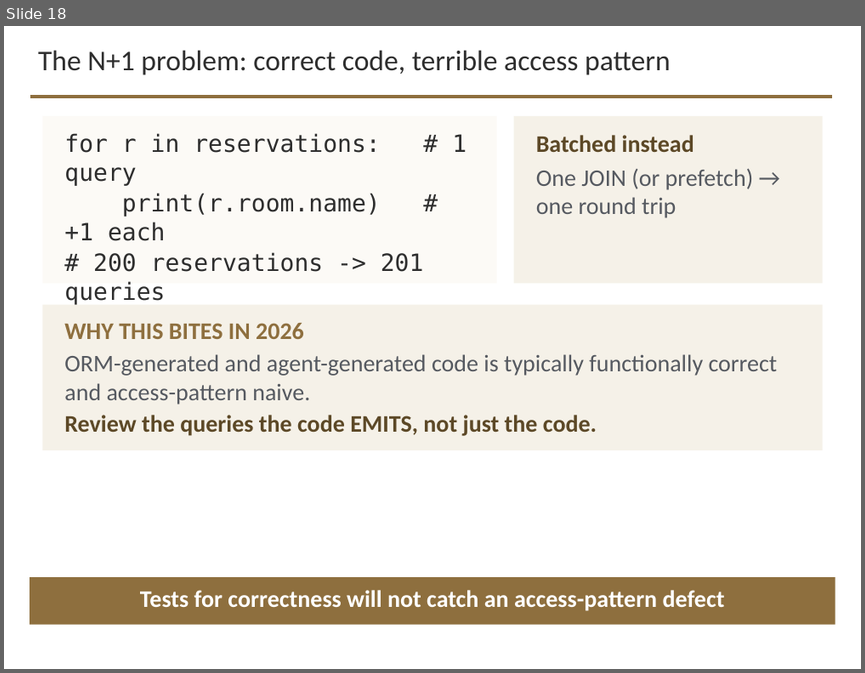
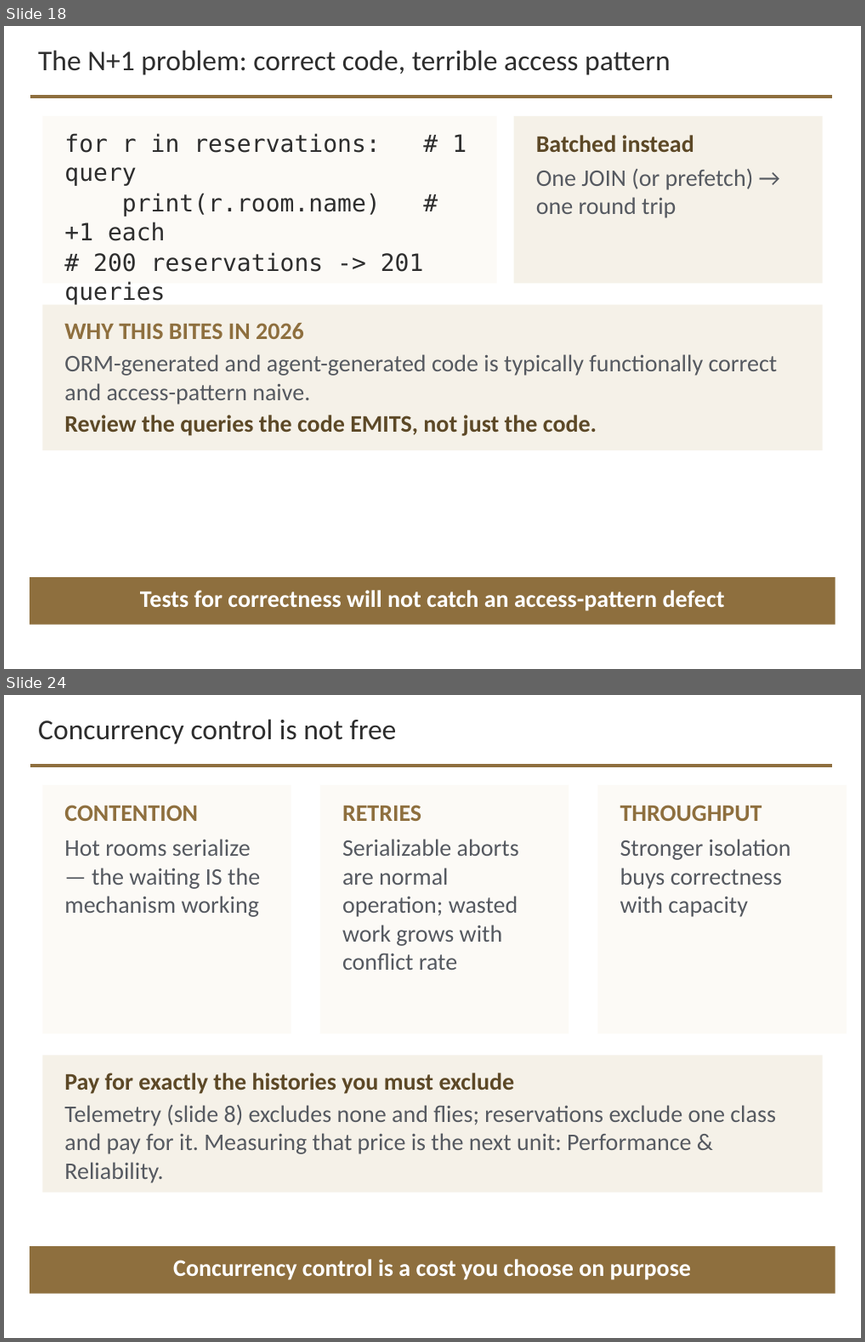
Before and after one commit to davisjam/model-based-agentic-software-engineering, a slide deck: course/lectures/act-3-software-in-the-world/02-compute-environments-and-data-management/3-2-Data-Management.pptx. Shown one above the other, each under a label of ours: slide 18 before the commit, slides 18 and 24 after it; the slides between them are not shown. The pictures are 865x673 and 865x1342 pixels, drawn with LibreOffice and Linux fonts; fonts in the diff are those of the drawing; background and template pictures are left out. Boxes give left, top, right and bottom in pixels: in the first picture for what was removed or moved away, otherwise in the second. Text is boxed around its words. In the diff, an @@ line names an element or a change of style, - is before the commit and + after.

```diff
--- a/course/lectures/act-3-software-in-the-world/02-compute-environments-and-data-management/3-2-Data-Management.pptx
+++ b/course/lectures/act-3-software-in-the-world/02-compute-environments-and-data-management/3-2-Data-Management.pptx
@@ slide 24 added at (x1=4, y1=695, x2=861, y2=1338), background #FFFFFF; not listed: 1 template element that a slide beside it also shows @@
@@ text added at (x1=38, y1=719, x2=397, y2=744), 24 pt, text #2D2D2D @@
+Concurrency control is not free
@@ rectangle added at (x1=42, y1=785, x2=291, y2=1033), fill #FCFAF6 @@
@@ rectangle added at (x1=320, y1=785, x2=568, y2=1033), fill #FCFAF6 @@
@@ rectangle added at (x1=598, y1=785, x2=846, y2=1033), fill #FCFAF6 @@
@@ text added at (x1=64, y1=805, x2=260, y2=917), 20 pt, text #555960 @@
+CONTENTION
+Hot rooms serialize — the waiting IS the mechanism working
@@ text added at (x1=342, y1=805, x2=519, y2=970), 20 pt, text #555960 @@
+RETRIES
+Serializable aborts are normal operation; wasted work grows with conflict rate
@@ text added at (x1=620, y1=805, x2=791, y2=917), 20 pt, text #555960 @@
+THROUGHPUT
+Stronger isolation buys correctness with capacity
@@ rectangle added at (x1=42, y1=1055, x2=823, y2=1192), fill #F5F1E8 @@
@@ text added at (x1=64, y1=1072, x2=776, y2=1183), 20 pt, text #555960 @@
+Pay for exactly the histories you must exclude
+Telemetry (slide 8) excludes none and flies; reservations exclude one class and pay for it. Measuring that price is the next unit: Performance & Reliability.
@@ rectangle added at (x1=30, y1=1246, x2=835, y2=1293), fill #8E6F3E @@
@@ text added at (x1=173, y1=1259, x2=691, y2=1280), 20 pt, text #FFFFFF, bold @@
+Concurrency control is a cost you choose on purpose
```
Also in this commit, not shown: 5 other slides added.
